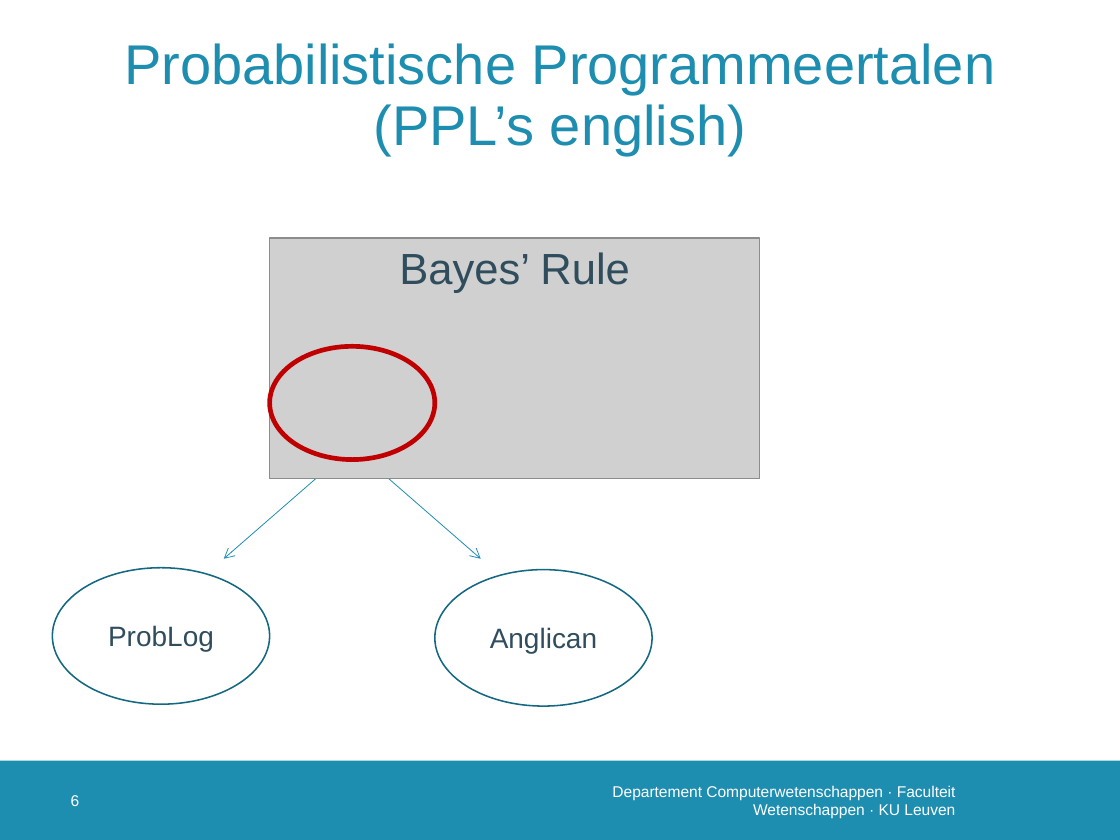
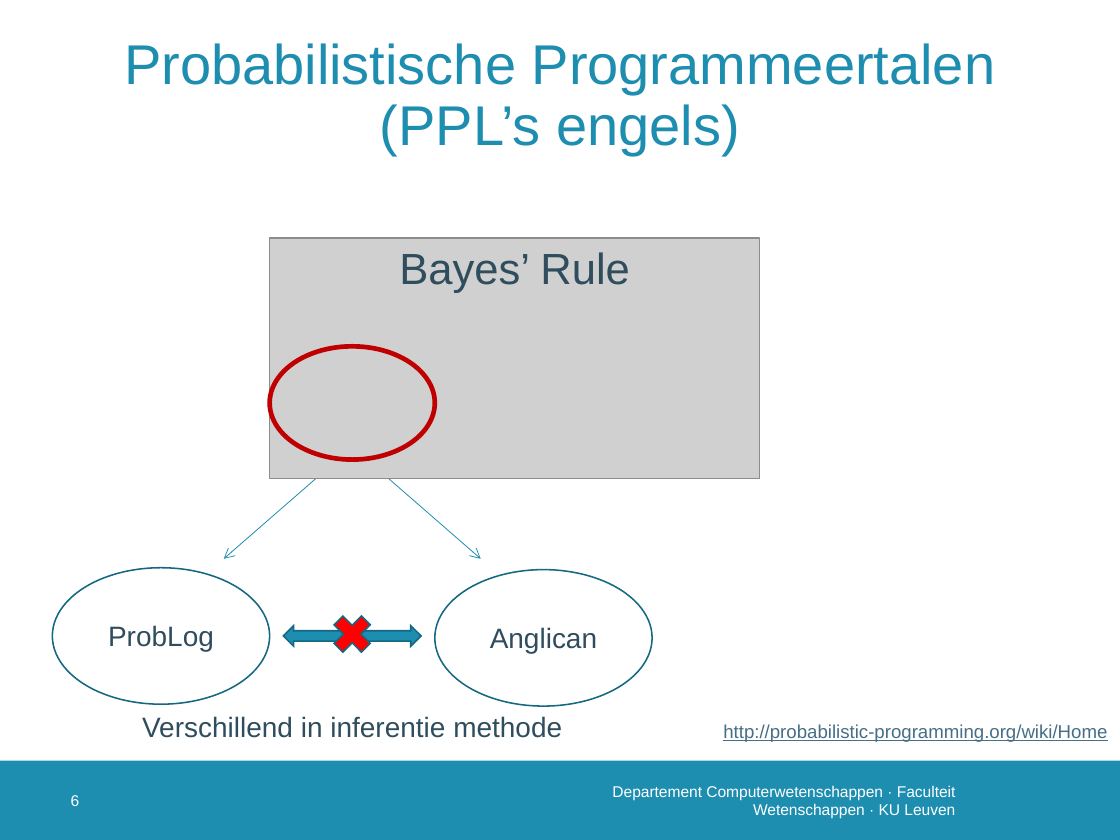
Before and after one commit to susverwimp/T208-Probabilistic-Programming-A-Case-Study, a slide deck: slide 7 of thesis/presentations/2 second/second.pptx. Drawn at 1120x840 pixels with LibreOffice and Linux fonts; fonts in the diff are those of the drawing; grey boxes stand for pictures; background and template pictures are left out. Boxes give left, top, right and bottom in pixels: in the first picture for what was removed or moved away, otherwise in the second. Text is boxed around its words. In the diff, an @@ line names an element or a change of style, - is before the commit and + after.

```diff
--- a/thesis/presentations/2 second/second.pptx
+++ b/thesis/presentations/2 second/second.pptx
@@ title at (124, 43, 996, 155): text changed @@
-Probabilistische Programmeertalen
-(PPL’s english)
+Probabilistische Programmeertalen
+(PPL’s engels)
@@ left right arrow added at (283, 626, 421, 646), fill #1D8DB0, outline #156882 1 pt @@
@@ cross added at (326, 608, 379, 661), fill #FF0000, outline #156882 1 pt @@
@@ text added at (142, 716, 562, 738), 18 pt, text #2F4D5D @@
+Verschillend in inferentie methode
@@ text added at (723, 724, 1107, 742), 12 pt, text #466E87, underline @@
+http://probabilistic-programming.org/wiki/Home
```
Also in this commit, not shown: 5 other slides changed, 20 slides added, 17 other files.
